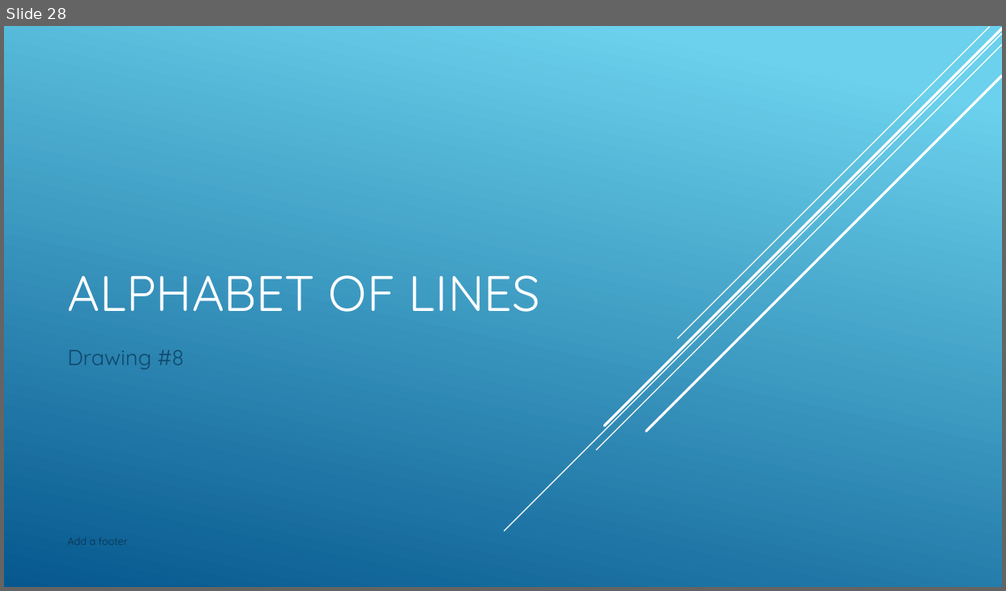
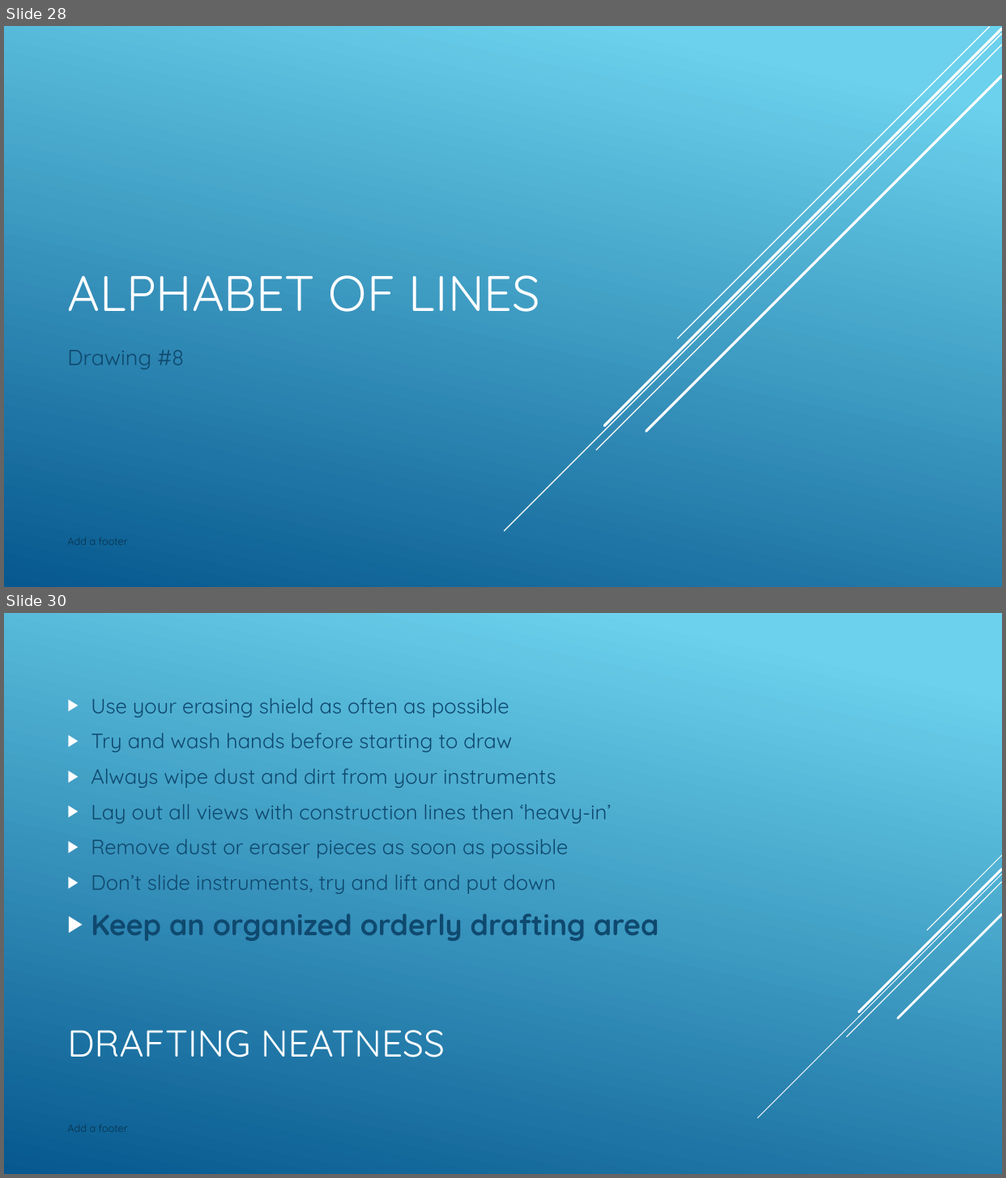
Before and after one commit to nickvertucci/Technology-Education-Curriculum, a slide deck: High School/Design and Drawing for Production/Unit 4 - The Alphabet of Lines/Section 1 - Introduction to Alphabet of Lines/Assets/Unit 4 - Section 1 - Introduction to Alphabet of Line.pptx. Shown one above the other, each under a label of ours: slide 28 before the commit, slides 28 and 30 after it; the slides between them are not shown. The pictures are 1006x591 and 1006x1178 pixels, drawn with LibreOffice and Linux fonts; fonts in the diff are those of the drawing. Boxes give left, top, right and bottom in pixels: in the first picture for what was removed or moved away, otherwise in the second. Text is boxed around its words. In the diff, an @@ line names an element or a change of style, - is before the commit and + after.

```diff
--- a/High School/Design and Drawing for Production/Unit 4 - The Alphabet of Lines/Section 1 - Introduction to Alphabet of Lines/Assets/Unit 4 - Section 1 - Introduction to Alphabet of Line.pptx
+++ b/High School/Design and Drawing for Production/Unit 4 - The Alphabet of Lines/Section 1 - Introduction to Alphabet of Lines/Assets/Unit 4 - Section 1 - Introduction to Alphabet of Line.pptx
@@ slide 30 added at bbox=[4, 613, 1002, 1174], background gradient #6ED2EB to #06588E @@
@@ text added at bbox=[91, 698, 658, 941], 20 pt, text #0F496F @@
+▶ Use your erasing shield as often as possible
+▶ Try and wash hands before starting to draw
+▶ Always wipe dust and dirt from your instruments
+▶ Lay out all views with construction lines then ‘heavy-in’
+▶ Remove dust or eraser pieces as soon as possible
+▶ Don’t slide instruments, try and lift and put down
+▶ Keep an organized orderly drafting area
@@ group added at bbox=[758, 855, 1002, 1118]: 5 lines @@
@@ title added at bbox=[67, 1030, 445, 1058], 36 pt, text #FFFFFF @@
+DRAFTING NEATNESS
@@ text added at bbox=[67, 1125, 128, 1132], 10 pt, text #0A304A @@
+Add a footer
```
Also in this commit, not shown: 2 other slides added.
